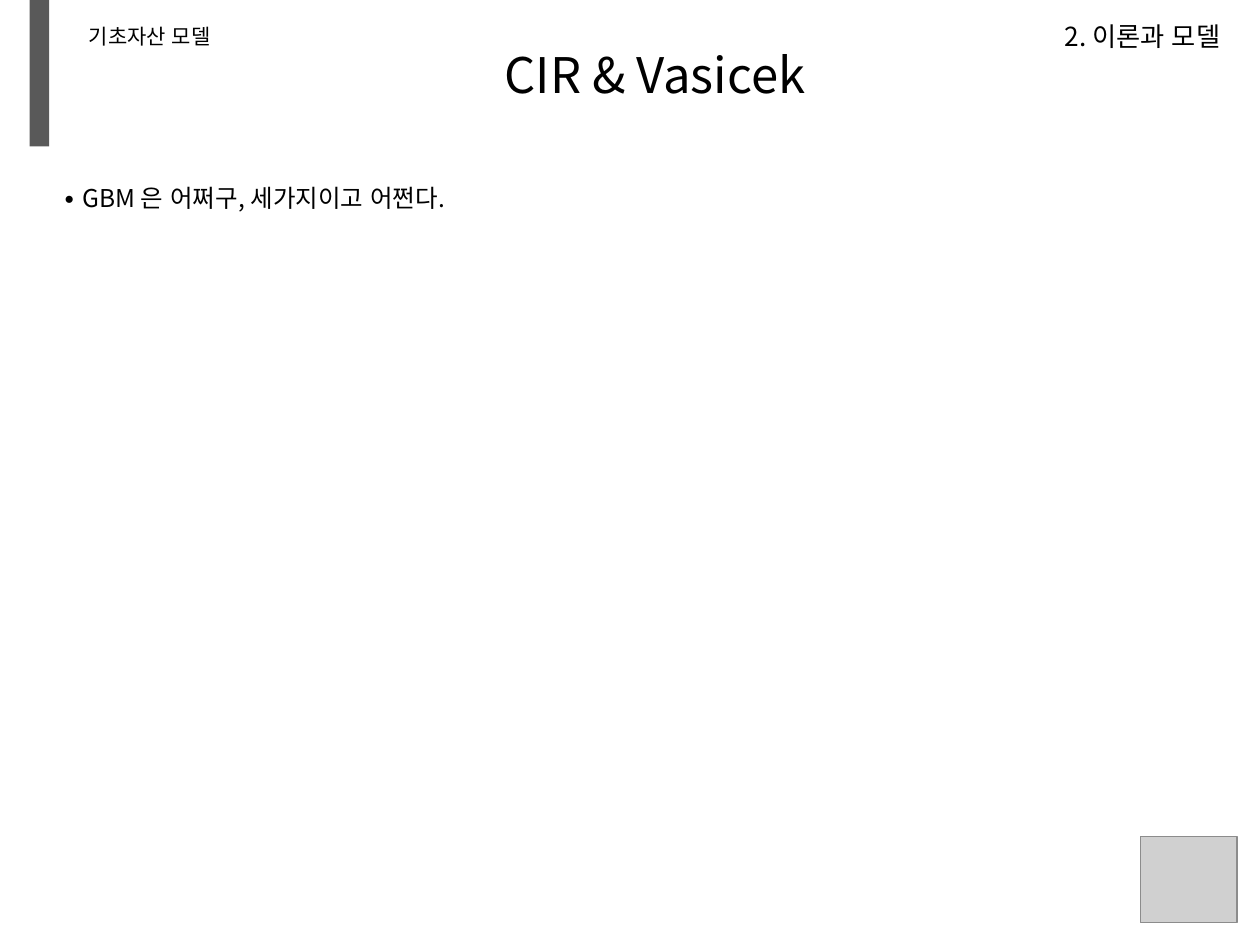
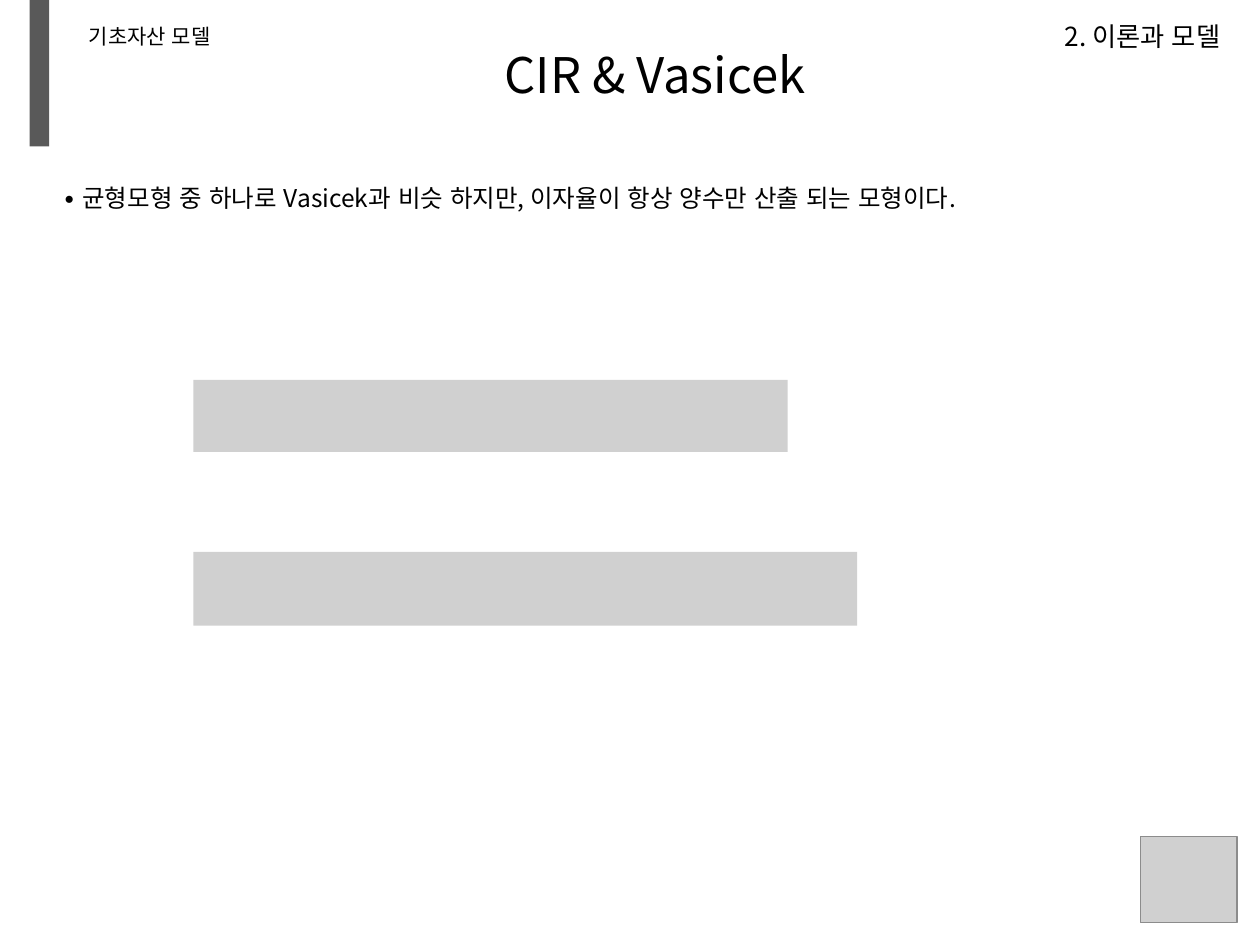
Before and after one commit to minikie/mxdocs, a slide deck: slide 29 of docs/ppt/test.pptm (slide 30 before the commit). Drawn at 1260x945 pixels with LibreOffice and Linux fonts; fonts in the diff are those of the drawing; grey boxes stand for pictures; background and template pictures are left out. Boxes give left, top, right and bottom in pixels: in the first picture for what was removed or moved away, otherwise in the second. Text is boxed around its words. In the diff, an @@ line names an element or a change of style, - is before the commit and + after.

```diff
--- a/docs/ppt/test.pptm
+++ b/docs/ppt/test.pptm
@@ text at (82,186,956,212): text changed @@
-∙ GBM 은 어쩌구, 세가지이고 어쩐다.
+∙ 균형모형 중 하나로 Vasicek과 비슷 하지만, 이자율이 항상 양수만 산출 되는 모형이다.
@@ picture added at (194,381,789,452) @@
@@ picture added at (194,552,858,626) @@
```
Also in this commit, not shown: 34 other slides changed, 2 slides removed, 1 other file.
